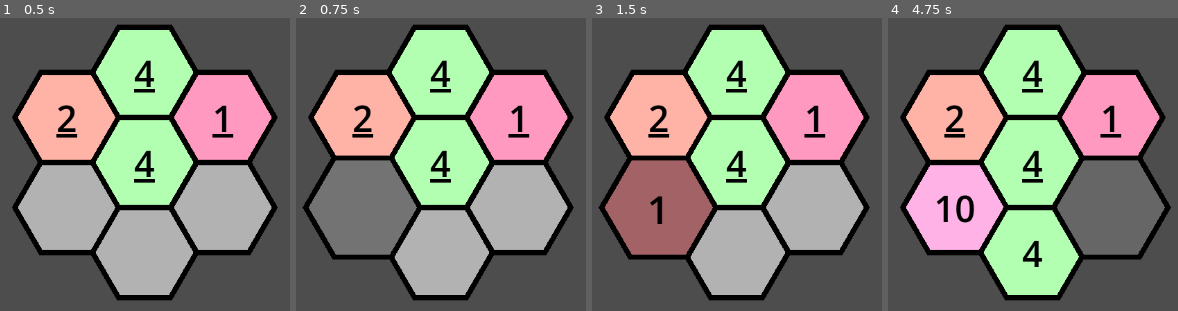
Above: before the commit, frames 1-4 (left to right).
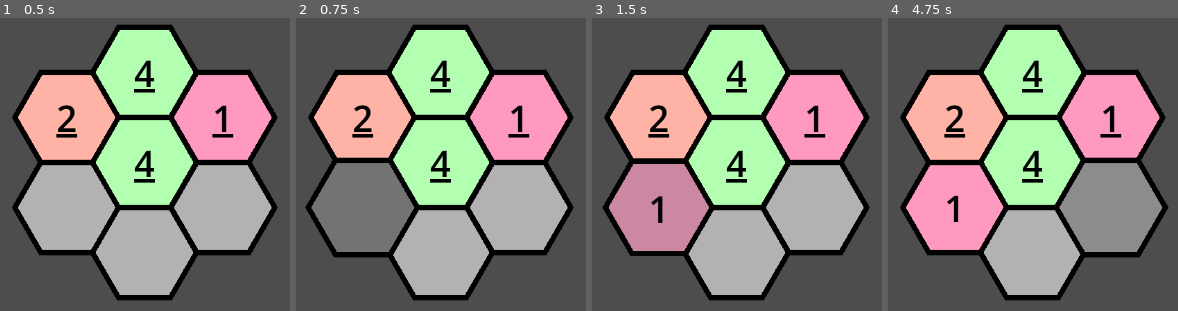
Above: after the commit, the same moments.

Repository: CattacoCattaco/Fillhex
Game: Godot game, scene res://hex_grid/hex_grid.tscn
Two runs of this game, one before a commit and one after it. Both use one fixed random seed, a clock stepped at 60 frames per second and the inputs below.
Inputs (mouse positions are in pixels of both pictures, inside the frame that each line leads up to):
- Up to frame 1 (0.5 s): no input
- Up to frame 2 (0.75 s): tap Enter (hex_deselect, bound only after the commit) at 0.5 s; move the mouse to (362, 208) at 0.52 s; hold Right from 0.53 s (still down); hold Enter (hex_deselect, bound only after the commit) from 0.53 s (still down); click (362, 208) at 0.67 s
- Up to frame 3 (1.5 s): tap Space at 1.25 s; move the mouse to (658, 117) at 1.27 s; release Right at 1.28 s; release Enter (hex_deselect, bound only after the commit) at 1.28 s; hold Down from 1.28 s (still down); tap 1 (hex_1) at 1.35 s; click (658, 117) at 1.42 s
- Up to frame 4 (4.75 s): tap Enter (hex_deselect, bound only after the commit) at 1.55, 2, 2.3, 3.05, 3.5, 3.8, 4.55 s; move the mouse to (1033, 252) at 2.02 s; release Down at 2.03 s; hold Right 2.03-2.78 s; hold 0 (hex_10) 2.03-2.78 s; click (1033, 252) at 2.17 s; tap Space at 2.75, 4.25 s; move the mouse to (1033, 161) at 2.77 s; hold Up 2.78-3.53 s; tap 2 (hex_2) at 2.85 s; click (1033, 161) at 2.92 s; move the mouse to (1033, 73) at 3.52 s; hold 3 (hex_3) 3.53-4.28 s; hold Left from 3.53 s (still down); click (1033, 73) at 3.67 s; move the mouse to (1111, 208) at 4.27 s; tap 4 (hex_4) at 4.35 s; click (1111, 208) at 4.42 s

Frame 1 is identical in both runs. In frame 2, 2.1% of the frame differs, in the area x 2-44%, y 46-83%; in frame 3, 10%; in frame 4, 25%, in the area x 6-98%, y 46-95%.

Commit message:
Better Deselecting
You can now deselect a hex by doing one of three things: Pressing on it again, pressing somewhere else on the screen (either selecting another hex or just pressing somewhere that would otherwise do nothing), or using the enter key.

Diff:
--- a/hex_grid/hex/hex.gd
+++ b/hex_grid/hex/hex.gd
@@ -146,13 +146,17 @@
 			number = 10
 		elif event.is_action_pressed("hex_clear"):
 			number = 0
+		elif event.is_action_pressed("hex_deselect"):
+			select_deselect()
 
 
 func _gui_input(event: InputEvent) -> void:
 	if event is InputEventMouseButton:
-		if event.button_index == MOUSE_BUTTON_LEFT:
-			if event.pressed and not given:
+		if event.button_index == MOUSE_BUTTON_LEFT and event.pressed:
+			if not given:
 				select_deselect()
+			elif hex_grid.selected_hex:
+				hex_grid.selected_hex.select_deselect()
 
 
 func _mouse_entered() -> void:
@@ -164,8 +168,7 @@
 	elif state == State.SELECTED:
 		state = State.HOVERED_SELECTED
 
-	if not is_selected():
-		tween_to_state()
+	tween_to_state()
 
 
 func _mouse_exited() -> void:
@@ -177,8 +180,7 @@
 	elif state == State.HOVERED_SELECTED:
 		state = State.SELECTED
 
-	if not is_selected():
-		tween_to_state()
+	tween_to_state()
 
 
 func _has_point(point: Vector2) -> bool:
@@ -271,7 +273,7 @@
 		State.NORMAL:
 			return 1.0
 		State.SELECTED, State.HOVERED_SELECTED, State.HOVERED:
-			return 1.1
+			return 1.05
 
 	return 1.0
 
--- a/hex_grid/hex_grid.gd
+++ b/hex_grid/hex_grid.gd
@@ -49,3 +49,10 @@
 		hex.size = hex_size
 
 		hex.position = center_hex_position + right_vector * pos.x + up_vector * pos.y
+
+
+func _gui_input(event: InputEvent) -> void:
+	if event is InputEventMouseButton:
+		if event.button_index == MOUSE_BUTTON_LEFT and event.pressed:
+			if selected_hex:
+				selected_hex.select_deselect()
--- a/project.godot
+++ b/project.godot
@@ -77,3 +77,8 @@
 , Object(InputEventKey,"resource_local_to_scene":false,"resource_name":"","device":-1,"window_id":0,"alt_pressed":false …(186 unchanged characters)…
 ]
 }
+hex_deselect={
+"deadzone": 0.2,
+"events": [Object(InputEventKey,"resource_local_to_scene":false,"resource_name":"","device":-1,"window_id":0,"alt_pressed":false,"shift_pressed":false,"ctrl_pressed":false,"meta_pressed":false,"pressed":false,"keycode":4194309,"physical_keycode":0,"key_label":0,"unicode":0,"location":0,"echo":false,"script":null)
+]
+}
